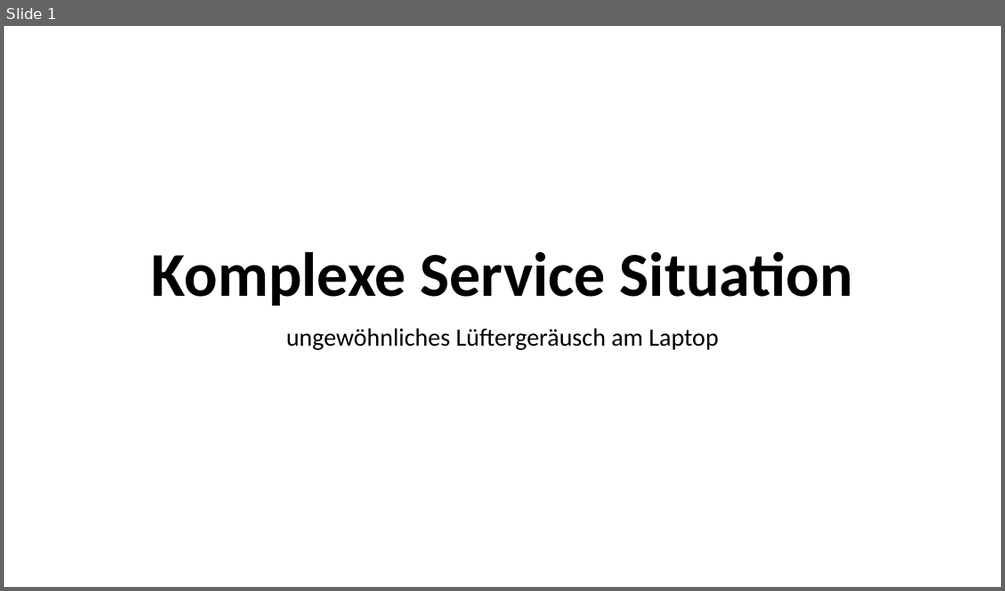
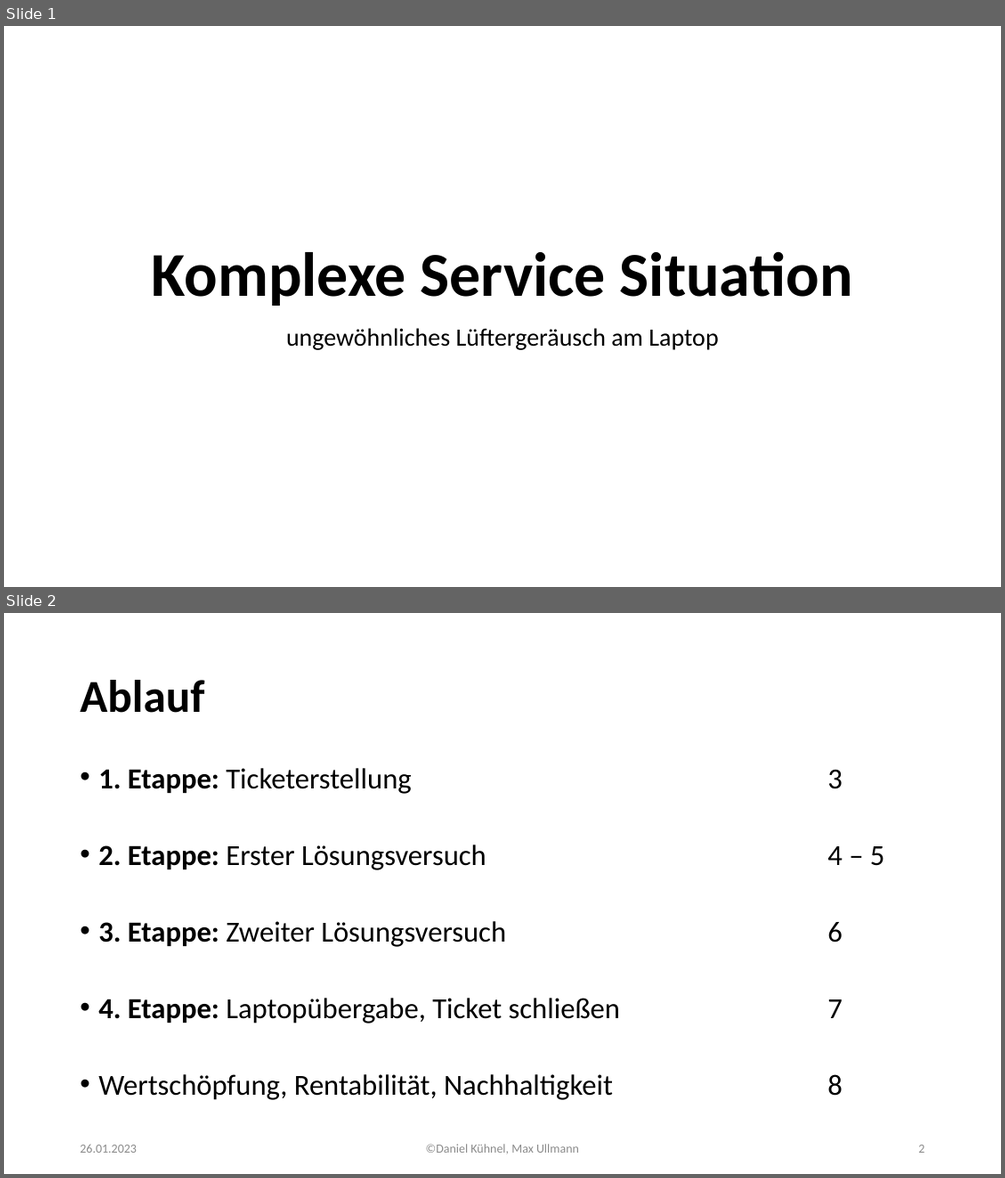
Before and after one commit to someKumo/lf6-hoechst-komplexer-service, a slide deck: Komplexe_Service_Situation.pptx. Shown one above the other, each under a label of ours: slide 1 before the commit, slides 1 and 2 after it. The pictures are 1005x591 and 1005x1178 pixels, drawn with LibreOffice and Linux fonts; fonts in the diff are those of the drawing. Boxes give left, top, right and bottom in pixels: in the first picture for what was removed or moved away, otherwise in the second. Text is boxed around its words. In the diff, an @@ line names an element or a change of style, - is before the commit and + after.

```diff
--- a/Komplexe_Service_Situation.pptx
+++ b/Komplexe_Service_Situation.pptx
@@ slide 2 added at (4,613,1001,1174), background #FFFFFF @@
@@ title added at (80,680,204,713), 44 pt, text #000000, bold @@
+Ablauf
@@ text added at (98,768,885,1100), 28 pt, text #000000 @@
+• 1. Etappe: Ticketerstellung 3
+• 2. Etappe: Erster Lösungsversuch 4 – 5
+• 3. Etappe: Zweiter Lösungsversuch 6
+• 4. Etappe: Laptopübergabe, Ticket schließen 7
+• Wertschöpfung, Rentabilität, Nachhaltigkeit 8
@@ text added at (80,1144,137,1152), 12 pt, text #8C8C8C @@
+26.01.2023
@@ text added at (426,1143,579,1153), 12 pt, text #8C8C8C @@
+©Daniel Kühnel, Max Ullmann
@@ page number added at (918,1144,924,1152), 12 pt, text #8C8C8C @@
+2
```
Also in this commit, not shown: 6 other slides added, 1 slide removed.
